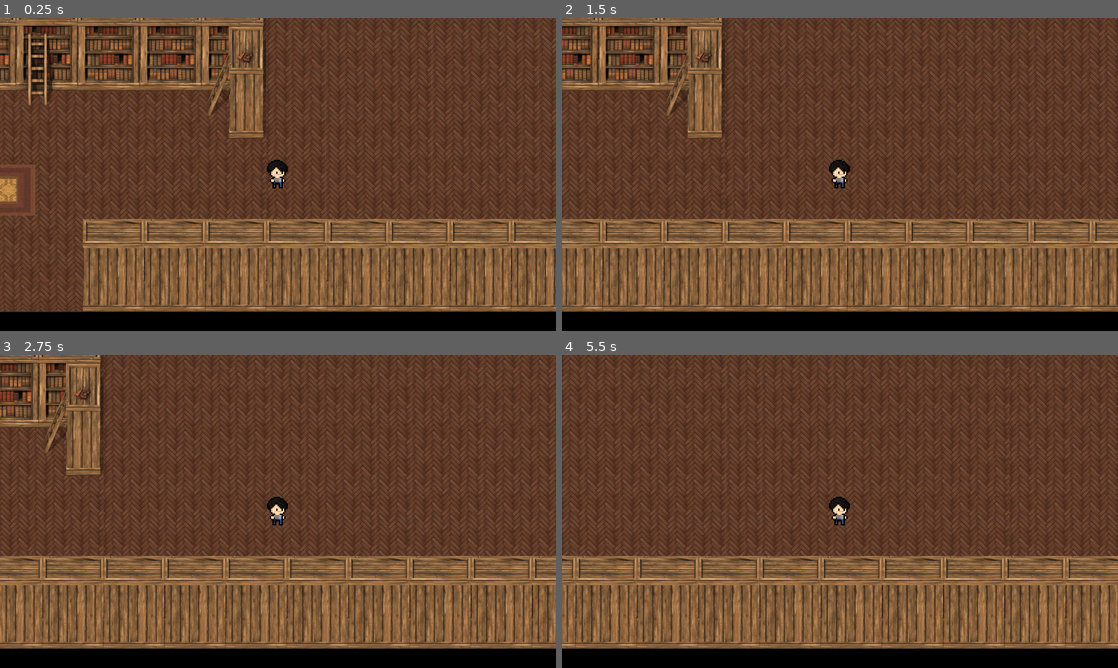
Above: before the commit, frames 1-4 (two rows, left to right).
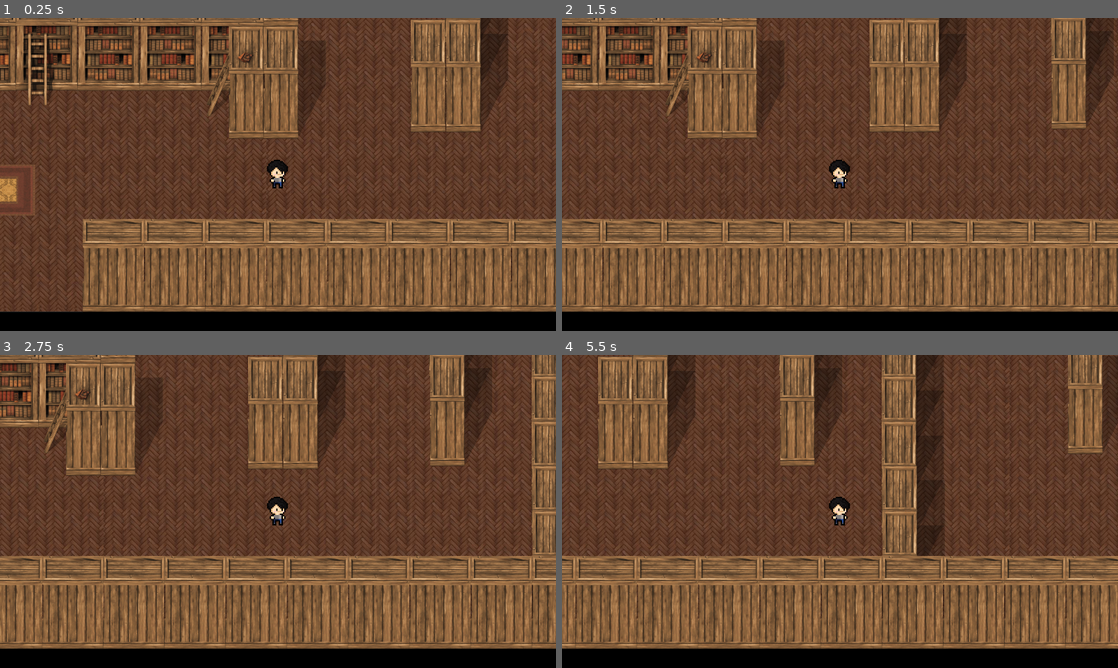
Above: after the commit, the same moments.

Repository: DnilsonAH/VolcanGameJam
Game: Godot game, scene res://Escenas/Game/Library/derecha.tscn
The game is run twice, just before and just after one commit, with the same random seed, the same clock (stepped at 60 frames per second) and the same inputs. This scene is started directly instead of the project's main scene.
Inputs:
- Up to frame 1 (0.25 s): no input
- Up to frame 2 (1.5 s): tap Enter (ui_accept) at 0.5, 0.77 s; hold Right (ui_right) from 0.53 s (still down)
- Up to frame 3 (2.75 s): tap Enter (ui_accept) at 1.52 s; release Right (ui_right) at 2.03 s; hold Shift (shift_left) from 2.03 s (still down)
- Up to frame 4 (5.5 s): release Shift (shift_left) at 2.78 s; hold Right (ui_right) 2.78-4.28 s; tap Enter (ui_accept) at 3.02, 3.77, 4.52 s; hold Shift (shift_left) 4.28-5.03 s; hold Right (ui_right) from 5.03 s (still down)

The runs differ from the first frame. In frame 1, 6.6% of the frame differs, in the area x 47-92%, y 0-39%; in frame 2, 9.1%; in frame 3, 11%; in frame 4, 14%, in the area x 6-100%, y 0-84%.

Commit message:
Mapa v1 de bibliotec lv2

Diff:
--- /dev/null
+++ b/Entities/assets_libreria/estante_costado.tscn
@@ -0,0 +1,15 @@
+[gd_scene load_steps=3 format=3 uid="uid://bxhuqspi5gyn7"]
+
+[ext_resource type="Texture2D" uid="uid://dfiylrwm3th1f" path="res://Resources/Images/library/bookcaseBooks_W.png" id="1_7x0b1"]
+
+[sub_resource type="RectangleShape2D" id="RectangleShape2D_qs4yo"]
+size = Vector2(78, 258)
+
+[node name="estante_costado" type="StaticBody2D"]
+
+[node name="Sprite2D" type="Sprite2D" parent="."]
+texture = ExtResource("1_7x0b1")
+
+[node name="CollisionShape2D" type="CollisionShape2D" parent="."]
+position = Vector2(22, 88)
+shape = SubResource("RectangleShape2D_qs4yo")
--- a/Escenas/Game/Library/derecha.tscn
+++ b/Escenas/Game/Library/derecha.tscn
@@ -1,12 +1,13 @@
-[gd_scene load_steps=14 format=3 uid="uid://vctwp8rq88i1"]
+[gd_scene load_steps=15 format=3 uid="uid://vctwp8rq88i1"]
 
 [ext_resource type="Texture2D" uid="uid://bty8r05pmqts2" path="res://Resources/Images/library/Fondo.jpg" id="1_42hwa"]
 [ext_resource type="PackedScene" uid="uid://dnhwdpnttghdm" path="res://Entities/assets_libreria/libreros.tscn" id="2_17fer"]
 [ext_resource type="PackedScene" uid="uid://7ix5hadamp7l" path="res://Entities/assets_libreria/librero_abajo.tscn" id="3_5jdbi"]
 [ext_resource type="PackedScene" uid="uid://ssphewcn2rys" path="res://Entities/assets_libreria/librero_escalera.tscn" id="4_l3ror"]
 [ext_resource type="PackedScene" uid="uid://lbuech4l4tmg" path="res://Entities/assets_libreria/estante_izq.tscn" id="5_4lp84"]
-[ext_resource type="PackedScene" uid="uid://b3tuoetkm8ub8" path="res://Entities/assets_libreria/estante_der.tscn" id="6_a0lqs"]
+[ext_resource type="PackedScene" uid="uid://h0ifnl2cuypp" path="res://Entities/assets_libreria/estante_der.tscn" id="6_a0lqs"]
 [ext_resource type="PackedScene" uid="uid://bp50c20q11gdu" path="res://Entities/assets_libreria/alfombra.tscn" id="7_dq3hu"]
+[ext_resource type="PackedScene" uid="uid://bxhuqspi5gyn7" path="res://Entities/assets_libreria/estante_costado.tscn" id="8_5jdbi"]
 [ext_resource type="PackedScene" uid="uid://bdqwbq1vqoflo" path="res://Entities/Player/player_library.tscn" id="8_17fer"]
 
 [sub_resource type="CanvasTexture" id="CanvasTexture_s5fmi"]
@@ -142,6 +143,30 @@
 offset_right = 2560.0
 offset_bottom = 720.0
 texture = ExtResource("1_42hwa")
+
+[node name="estante_costado7" parent="fondo" instance=ExtResource("8_5jdbi")]
+position = Vector2(1002, -275)
+
+[node name="estante_costado7" parent="fondo/estante_costado7" instance=ExtResource("8_5jdbi")]
+position = Vector2(0, 104)
+
+[node name="estante_costado8" parent="fondo/estante_costado7" instance=ExtResource("8_5jdbi")]
+position = Vector2(2, 206)
+
+[node name="estante_costado7" parent="fondo/estante_costado7/estante_costado8" instance=ExtResource("8_5jdbi")]
+position = Vector2(0, 104)
+
+[node name="estante_costado9" parent="fondo/estante_costado7" instance=ExtResource("8_5jdbi")]
+position = Vector2(2, 411)
+
+[node name="estante_costado7" parent="fondo/estante_costado7/estante_costado9" instance=ExtResource("8_5jdbi")]
+position = Vector2(0, 104)
+
+[node name="estante_costado8" parent="fondo/estante_costado7/estante_costado9" instance=ExtResource("8_5jdbi")]
+position = Vector2(2, 206)
+
+[node name="estante_costado7" parent="fondo/estante_costado7/estante_costado9/estante_costado8" instance=ExtResource("8_5jdbi")]
+position = Vector2(0, 104)
 
 [node name="fondo negro" type="Node2D" parent="."]
 
@@ -255,3 +280,282 @@
 
 [node name="StaticBody2D2" parent="StaticBody2D/StaticBody2D2/StaticBody2D2/StaticBody2D2/StaticBody2D2/StaticBody2D2/S …(186 unchanged characters)…
 position = Vector2(141, 0)
+
+[node name="estante_costado" parent="." instance=ExtResource("8_5jdbi")]
+position = Vector2(2498, 291)
+
+[node name="estante_costado" parent="estante_costado" instance=ExtResource("8_5jdbi")]
+position = Vector2(0, -258)
+
+[node name="estante_costado" parent="estante_costado/estante_costado" instance=ExtResource("8_5jdbi")]
+position = Vector2(0, -258)
+
+[node name="estante_costado" parent="estante_costado/estante_costado/estante_costado" instance=ExtResource("8_5jdbi")]
+position = Vector2(0, -258)
+
+[node name="estante_costado" parent="estante_costado/estante_costado/estante_costado/estante_costado" instance=ExtResource("8_5jdbi")]
+position = Vector2(0, -258)
+
+[node name="estante_costado" parent="estante_costado/estante_costado/estante_costado/estante_costado/estante_costado" instance=ExtResource("8_5jdbi")]
+position = Vector2(0, -258)
+
+[node name="estante_costado" parent="estante_costado/estante_costado/estante_costado/estante_costado/estante_costado/estante_costado" instance=ExtResource("8_5jdbi")]
+position = Vector2(0, -258)
+
+[node name="estante_costado" parent="estante_costado/estante_costado/estante_costado/estante_costado/estante_costado/estante_costado/estante_costado" instance=ExtResource("8_5jdbi")]
+position = Vector2(0, -258)
+
+[node name="estante_costado" parent="estante_costado/estante_costado/estante_costado/estante_costado/estante_costado/estante_costado/estante_costado/estante_costado" instance=ExtResource("8_5jdbi")]
+position = Vector2(0, -258)
+
+[node name="estante_costado2" parent="." instance=ExtResource("8_5jdbi")]
+position = Vector2(12, 106)
+
+[node name="estante_costado" parent="estante_costado2" instance=ExtResource("8_5jdbi")]
+position = Vector2(0, -258)
+
+[node name="estante_costado" parent="estante_costado2/estante_costado" instance=ExtResource("8_5jdbi")]
+position = Vector2(0, -258)
+
+[node name="estante_costado" parent="estante_costado2/estante_costado/estante_costado" instance=ExtResource("8_5jdbi")]
+position = Vector2(0, -258)
+
+[node name="estante_costado" parent="estante_costado2/estante_costado/estante_costado/estante_costado" instance=ExtResource("8_5jdbi")]
+position = Vector2(0, -258)
+
+[node name="estante_costado" parent="estante_costado2/estante_costado/estante_costado/estante_costado/estante_costado" instance=ExtResource("8_5jdbi")]
+position = Vector2(0, -258)
+
+[node name="estante_costado" parent="estante_costado2/estante_costado/estante_costado/estante_costado/estante_costado/estante_costado" instance=ExtResource("8_5jdbi")]
+position = Vector2(0, -258)
+
+[node name="estante_costado" parent="estante_costado2/estante_costado/estante_costado/estante_costado/estante_costado/estante_costado/estante_costado" instance=ExtResource("8_5jdbi")]
+position = Vector2(0, -258)
+
+[node name="estante_costado" parent="estante_costado2/estante_costado/estante_costado/estante_costado/estante_costado/estante_costado/estante_costado/estante_costado" instance=ExtResource("8_5jdbi")]
+position = Vector2(0, -258)
+
+[node name="estante_costado" parent="estante_costado2/estante_costado/estante_costado/estante_costado/estante_costado/estante_costado/estante_costado/estante_costado/estante_costado" instance=ExtResource("8_5jdbi")]
+position = Vector2(0, -258)
+
+[node name="libreros" parent="." instance=ExtResource("2_17fer")]
+position = Vector2(145, -2221)
+
+[node name="libreros" parent="libreros" instance=ExtResource("2_17fer")]
+position = Vector2(142, 0)
+
+[node name="libreros" parent="libreros/libreros" instance=ExtResource("2_17fer")]
+position = Vector2(142, 0)
+
+[node name="libreros" parent="libreros/libreros/libreros" instance=ExtResource("2_17fer")]
+position = Vector2(142, 0)
+
+[node name="libreros" parent="libreros/libreros/libreros/libreros" instance=ExtResource("2_17fer")]
+position = Vector2(142, 0)
+
+[node name="libreros" parent="libreros/libreros/libreros/libreros/libreros" instance=ExtResource("2_17fer")]
+position = Vector2(142, 0)
+
+[node name="libreros" parent="libreros/libreros/libreros/libreros/libreros/libreros" instance=ExtResource("2_17fer")]
+position = Vector2(142, 0)
+
+[node name="libreros" parent="libreros/libreros/libreros/libreros/libreros/libreros/libreros" instance=ExtResource("2_17fer")]
+position = Vector2(142, 0)
+
+[node name="libreros" parent="libreros/libreros/libreros/libreros/libreros/libreros/libreros/libreros" instance=ExtResource("2_17fer")]
+position = Vector2(142, 0)
+
+[node name="libreros" parent="libreros/libreros/libreros/libreros/libreros/libreros/libreros/libreros/libreros" instance=ExtResource("2_17fer")]
+position = Vector2(142, 0)
+
+[node name="libreros" parent="libreros/libreros/libreros/libreros/libreros/libreros/libreros/libreros/libreros/libreros" instance=ExtResource("2_17fer")]
+position = Vector2(142, 0)
+
+[node name="libreros" parent="libreros/libreros/libreros/libreros/libreros/libreros/libreros/libreros/libreros/libreros/libreros" instance=ExtResource("2_17fer")]
+position = Vector2(142, 0)
+
+[node name="libreros" parent="libreros/libreros/libreros/libreros/libreros/libreros/libreros/libreros/libreros/libreros/libreros/libreros" instance=ExtResource("2_17fer")]
+position = Vector2(142, 0)
+
+[node name="libreros" parent="libreros/libreros/libreros/libreros/libreros/libreros/libreros/libreros/libreros/libreros/libreros/libreros/libreros" instance=ExtResource("2_17fer")]
+position = Vector2(142, 0)
+
+[node name="libreros" parent="libreros/libreros/libreros/libreros/libreros/libreros/libreros/libreros/libreros/libreros/libreros/libreros/libreros/libreros" instance=ExtResource("2_17fer")]
+position = Vector2(142, 0)
+
+[node name="libreros" parent="libreros/libreros/libreros/libreros/libreros/libreros/libreros/libreros/libreros/libreros/libreros/libreros/libreros/libreros/libreros" instance=ExtResource("2_17fer")]
+position = Vector2(142, 0)
+
+[node name="libreros" parent="libreros/libreros/libreros/libreros/libreros/libreros/libreros/libreros/libreros/libreros/libreros/libreros/libreros/libreros/libreros/libreros" instance=ExtResource("2_17fer")]
+position = Vector2(142, 0)
+
+[node name="estante_costado3" parent="." instance=ExtResource("8_5jdbi")]
+position = Vector2(2498, -2151)
+
+[node name="estante_costado4" parent="." instance=ExtResource("8_5jdbi")]
+position = Vector2(351, 91)
+
+[node name="estante_costado5" parent="." instance=ExtResource("8_5jdbi")]
+position = Vector2(426, -1782)
+
+[node name="estante_costado6" parent="." instance=ExtResource("8_5jdbi")]
+position = Vector2(1433, 56)
+
+[node name="estante_costado8" parent="." instance=ExtResource("8_5jdbi")]
+position = Vector2(2184, 122)
+
+[node name="estante_costado9" parent="." instance=ExtResource("8_5jdbi")]
+position = Vector2(768, -226)
+
+[node name="estante_costado7" parent="estante_costado9" instance=ExtResource("8_5jdbi")]
+position = Vector2(0, 104)
+
+[node name="estante_costado8" parent="estante_costado9" instance=ExtResource("8_5jdbi")]
+position = Vector2(2, 206)
+
+[node name="estante_costado7" parent="estante_costado9/estante_costado8" instance=ExtResource("8_5jdbi")]
+position = Vector2(0, 104)
+
+[node name="estante_costado9" parent="estante_costado9" instance=ExtResource("8_5jdbi")]
+position = Vector2(-338, 7)
+
+[node name="estante_costado7" parent="estante_costado9/estante_costado9" instance=ExtResource("8_5jdbi")]
+position = Vector2(0, 104)
+
+[node name="estante_costado8" parent="estante_costado9/estante_costado9" instance=ExtResource("8_5jdbi")]
+position = Vector2(2, 206)
+
+[node name="estante_costado7" parent="estante_costado9/estante_costado9/estante_costado8" instance=ExtResource("8_5jdbi")]
+position = Vector2(0, 104)
+
+[node name="libreros" parent="estante_costado9" instance=ExtResource("2_17fer")]
+position = Vector2(-445, -371)
+
+[node name="libreros" parent="estante_costado9/libreros" instance=ExtResource("2_17fer")]
+position = Vector2(142, 1)
+
+[node name="libreros" parent="estante_costado9/libreros/libreros" instance=ExtResource("2_17fer")]
+position = Vector2(142, 1)
+
+[node name="libreros" parent="estante_costado9/libreros/libreros/libreros" instance=ExtResource("2_17fer")]
+position = Vector2(142, 1)
+
+[node name="libreros" parent="estante_costado9/libreros/libreros/libreros/libreros" instance=ExtResource("2_17fer")]
+position = Vector2(143, 1)
+
+[node name="libreros" parent="estante_costado9/libreros/libreros/libreros/libreros/libreros" instance=ExtResource("2_17fer")]
+position = Vector2(142, 1)
+
+[node name="libreros" parent="estante_costado9/libreros/libreros/libreros/libreros/libreros/libreros" instance=ExtResource("2_17fer")]
+position = Vector2(-695, -367)
+
+[node name="libreros2" parent="estante_costado9/libreros/libreros/libreros/libreros/libreros" instance=ExtResource("2_17fer")]
+position = Vector2(528, -7)
+
+[node name="libreros" parent="estante_costado9/libreros/libreros/libreros/libreros/libreros/libreros2" instance=ExtResource("2_17fer")]
+position = Vector2(142, 1)
+
+[node name="libreros2" parent="estante_costado9/libreros/libreros/libreros/libreros/libreros/libreros2" instance=ExtResource("2_17fer")]
+position = Vector2(281, 1)
+
+[node name="libreros" parent="estante_costado9/libreros/libreros/libreros/libreros/libreros/libreros2/libreros2" instance=ExtResource("2_17fer")]
+position = Vector2(142, 1)
+
+[node name="libreros2" parent="estante_costado9/libreros/libreros/libreros/libreros/libreros/libreros2/libreros2" instance=ExtResource("2_17fer")]
+position = Vector2(285, 1)
+
+[node name="libreros" parent="estante_costado9/libreros/libreros/libreros/libreros/libreros/libreros2/libreros2/libreros2" instance=ExtResource("2_17fer")]
+position = Vector2(142, 1)
+
+[node name="libreros2" parent="estante_costado9/libreros/libreros/libreros/libreros/libreros/libreros2/libreros2/libreros2" instance=ExtResource("2_17fer")]
+position = Vector2(-397, 376)
+
+[node name="libreros" parent="estante_costado9/libreros/libreros/libreros/libreros/libreros/libreros2/libreros2/libreros2/libreros2" instance=ExtResource("2_17fer")]
+position = Vector2(142, 1)
+
+[node name="libreros2" parent="estante_costado9/libreros/libreros/libreros/libreros/libreros/libreros2/libreros2/libreros2/libreros2" instance=ExtResource("2_17fer")]
+position = Vector2(509, 4)
+
+[node name="libreros" parent="estante_costado9/libreros/libreros/libreros/libreros/libreros/libreros2/libreros2/libreros2/libreros2/libreros2" instance=ExtResource("2_17fer")]
+position = Vector2(142, 1)
+
+[node name="libreros3" parent="estante_costado9/libreros/libreros/libreros/libreros/libreros/libreros2" instance=ExtResource("2_17fer")]
+position = Vector2(73, -1134)
+
+[node name="libreros" parent="estante_costado9/libreros/libreros/libreros/libreros/libreros/libreros2/libreros3" instance=ExtResource("2_17fer")]
+position = Vector2(142, 1)
+
+[node name="libreros2" parent="estante_costado9/libreros/libreros/libreros/libreros/libreros/libreros2/libreros3" instance=ExtResource("2_17fer")]
+position = Vector2(281, 1)
+
+[node name="libreros" parent="estante_costado9/libreros/libreros/libreros/libreros/libreros/libreros2/libreros3/libreros2" instance=ExtResource("2_17fer")]
+position = Vector2(142, 1)
+
+[node name="libreros2" parent="estante_costado9/libreros/libreros/libreros/libreros/libreros/libreros2/libreros3/libreros2" instance=ExtResource("2_17fer")]
+position = Vector2(285, 1)
+
+[node name="libreros" parent="estante_costado9/libreros/libreros/libreros/libreros/libreros/libreros2/libreros3/libreros2/libreros2" instance=ExtResource("2_17fer")]
+position = Vector2(142, 1)
+
+[node name="libreros2" parent="estante_costado9/libreros/libreros/libreros/libreros/libreros/libreros2/libreros3/libreros2/libreros2" instance=ExtResource("2_17fer")]
+position = Vector2(-397, 376)
+
+[node name="libreros" parent="estante_costado9/libreros/libreros/libreros/libreros/libreros/libreros2/libreros3/libreros2/libreros2/libreros2" instance=ExtResource("2_17fer")]
+position = Vector2(142, 1)
+
+[node name="libreros2" parent="estante_costado9/libreros/libreros/libreros/libreros/libreros/libreros2/libreros3/libreros2/libreros2/libreros2" instance=ExtResource("2_17fer")]
+position = Vector2(509, 4)
+
+[node name="libreros" parent="estante_costado9/libreros/libreros/libreros/libreros/libreros/libreros2/libreros3/libreros2/libreros2/libreros2/libreros2" instance=ExtResource("2_17fer")]
+position = Vector2(142, 1)
+
+[node name="estante_costado7" parent="." instance=ExtResource("8_5jdbi")]
+position = Vector2(1185, -1783)
+
+[node name="estante_costado7" parent="estante_costado7" instance=ExtResource("8_5jdbi")]
+position = Vector2(0, 104)
+
+[node name="estante_costado8" parent="estante_costado7" instance=ExtResource("8_5jdbi")]
+position = Vector2(2, 206)
+
+[node name="estante_costado7" parent="estante_costado7/estante_costado8" instance=ExtResource("8_5jdbi")]
+position = Vector2(0, 104)
+
+[node name="estante_costado9" parent="estante_costado7" instance=ExtResource("8_5jdbi")]
+position = Vector2(2, 411)
+
+[node name="estante_costado7" parent="estante_costado7/estante_costado9" instance=ExtResource("8_5jdbi")]
+position = Vector2(0, 104)
+
+[node name="estante_costado8" parent="estante_costado7/estante_costado9" instance=ExtResource("8_5jdbi")]
+position = Vector2(2, 206)
+
+[node name="estante_costado7" parent="estante_costado7/estante_costado9/estante_costado8" instance=ExtResource("8_5jdbi")]
+position = Vector2(0, 104)
+
+[node name="estante_costado10" parent="." instance=ExtResource("8_5jdbi")]
+position = Vector2(429, -996)
+
+[node name="estante_costado11" parent="." instance=ExtResource("8_5jdbi")]
+position = Vector2(805, -1785)
+
+[node name="estante_costado7" parent="estante_costado11" instance=ExtResource("8_5jdbi")]
+position = Vector2(0, 104)
+
+[node name="estante_costado8" parent="estante_costado11" instance=ExtResource("8_5jdbi")]
+position = Vector2(2, 206)
+
+[node name="estante_costado7" parent="estante_costado11/estante_costado8" instance=ExtResource("8_5jdbi")]
+position = Vector2(0, 104)
+
+[node name="estante_costado9" parent="estante_costado11" instance=ExtResource("8_5jdbi")]
+position = Vector2(2, 411)
+
+[node name="estante_costado7" parent="estante_costado11/estante_costado9" instance=ExtResource("8_5jdbi")]
+position = Vector2(0, 104)
+
+[node name="estante_costado8" parent="estante_costado11/estante_costado9" instance=ExtResource("8_5jdbi")]
+position = Vector2(2, 206)
+
+[node name="estante_costado7" parent="estante_costado11/estante_costado9/estante_costado8" instance=ExtResource("8_5jdbi")]
+position = Vector2(0, 104)
